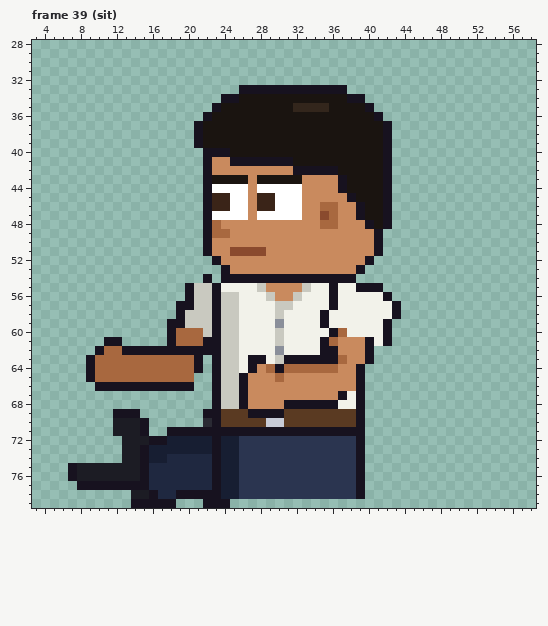
File history of a pixel-art file, sprites/expo/expo_vendj_left_anim.aseprite. Above is the file before it was changed.
64x80 pixels, 85 frames. Colours within 5 levels of each other are drawn and written as one. Shown: frame 39 (sit): x 3..58, y 28..79. The commit also changed other frames, which this record leaves out.
Once edited:
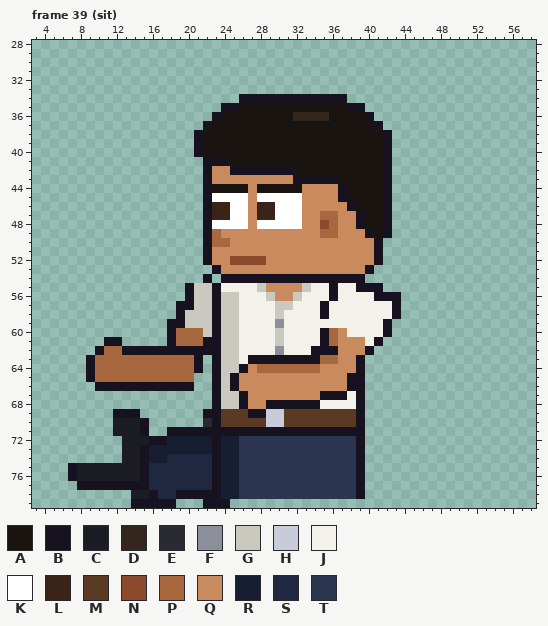
Palette (. is transparent): A #1a1410  B #17121f  C #1c1c24  D #33261c  E #2a2a33  F #8a8f9a  G #c9c9c0  H #c8ccd8  J #f2f2ea  K #ffffff  L #3a2418  M #5a3a22  N #8a4a2e  P #a8683f  Q #c98a5e  R #171e32  S #1f2840  T #2b3550
Change:
--- frame 39 (sit)
@@ x 19..45 @@
 32 ...........................
-33 .......BBBBBBBBBBBB........
-34 .....BBAAAAAAAAAAAABB......
-35 ....BAAAAAAAADDDDAAAAB.....
-36 ...BAAAAAAAAAAAAAAAAAAB....
-37 ..BAAAAAAAAAAAAAAAAAAAAB...
+33 ...........................
+34 .......BBBBBBBBBBBB........
+35 .....BBAAAAAAAAAAAABB......
+36 ....BAAAAAAAADDDDAAAAB.....
+37 ...BAAAAAAAAAAAAAAAAAAB....
 38 ..BAAAAAAAAAAAAAAAAAAAAB...
 39 ..BAAAAAAAAAAAAAAAAAAAAB...
-40 ...BBBAAAAAAAAAAAAAAAAAB...
-41 ...BQQBBBBBBBAAAAAAAAAAB...
-42 ...BQQQQQQQQQBBBBBAAAAAB...
-43 ...BAAAAQAAAAAQQQQBAAAAB...
-44 ...BKKKKQKKKKKQQQQBAAAAB...
-45 ...BLLKKQLLKKKQQQQQBAAAB...
-46 ...BLLKKQLLKKKQQPPQQBAAB...
-47 ...BKKKKQKKKKKQQNPQQBAAB...
-48 ...BPQQQQQQQQQQQPPQQQBAB...
-49 ...BPPQQQQQQQQQQQQQQQQB....
-50 ...BQQQQQQQQQQQQQQQQQQB....
-51 ...BQQNNNNQQQQQQQQQQQQB....
-52 ....BQQQQQQQQQQQQQQQQB.....
-53 .....BQQQQQQQQQQQQQQB......
-54 ...B.BBBBBBBBBBBBBBB.......
+40 ..BAAAAAAAAAAAAAAAAAAAAB...
+41 ...BBBAAAAAAAAAAAAAAAAAB...
+42 ...BQQBBBBBBBAAAAAAAAAAB...
+43 ...BQQQQQQQQQBBBBBAAAAAB...
+44 ...BAAAAQAAAAAQQQQBAAAAB...
+45 ...BKKKKQKKKKKQQQQBAAAAB...
+46 ...BLLKKQLLKKKQQQQQBAAAB...
+47 ...BLLKKQLLKKKQQPPQQBAAB...
+48 ...BKKKKQKKKKKQQNPQQBAAB...
+49 ...BPQQQQQQQQQQQPPQQQBAB...
+50 ...BPPQQQQQQQQQQQQQQQQB....
+51 ...BQQQQQQQQQQQQQQQQQQB....
+52 ...BQQNNNNQQQQQQQQQQQQB....
+53 ....BQQQQQQQQQQQQQQQQB.....
+54 ...B.BBBBBBBBBBBBBBBB......
 55 .BGGBJJJJGQQQQGJJBJJBBB....
-56 .BGGBGGJJJGQQGJJJBJJJJJB...
-57 BBGGBGGJJJJGGJJJJBJJJJJJB..
+56 .BGGBGGJJJGQQGJJJBJJJJBBB..
+57 BBGGBGGJJJJGGJJJBJJJJJJJB..
 58 BGGGBGGJJJJGJJJJBJJJJJJJB..
-59 BGGGBGGJJJJFJJJJBJJJJJJB...
-60 PPPGBGGJJJJGJJJJJBPJJJJB...
-61 PPPBBGGJJJJGJJJJBPQQQBJB...
-62 BBBBBGGJJJJFJJJJBBQQQB.....
-63 PPB.BGGJBBJGBBBBBBPQQB.....
-64 PPB.BGGJBQPBPPPPPPQQB......
-65 PP..BGGBQQQPQQQQQQQQB......
-66 BB..BGGBQQQQQQQQQQQQB......
-67 ....BGGBQQQQQQQQQQBJB......
-68 ....BGGBQQQQBBBBBBJJB......
-69 ...BBMMMBBBBMMMMMMMMB......
+59 BGGGBGGJJJJFJJJJJJJJJJJB...
+60 PPPGBGGJJJJGJJJJBPQJJJJB...
+61 PPPBBGGJJJJGJJJJBPQQQJB....
+62 BBBBBGGJJJJFJJJBBBQQQB.....
+63 PPB.BGGJBBBBBBBBPPQQB......
+64 PPB.BGGBQPPPPPPPQQQQB......
+65 PP..BGBQQQQQQQQQQQQBB......
+66 BB..BGBQQQQQQQQQQQQBB......
+67 ....BGGBQQQQQQQQBBBJB......
+68 ....BGGBQQBBBBBBJJJJB......
+69 ...BBMMMBBHHMMMMMMMMB......
 70 ...EBMMMMMHHMMMMMMMMB......
